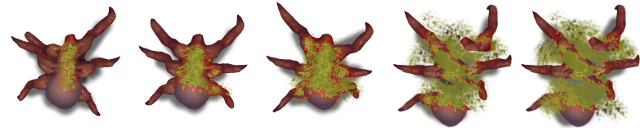
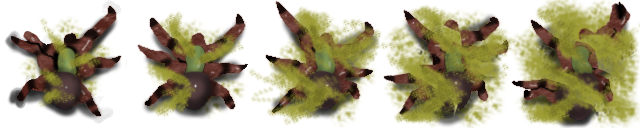
Layers edited between the first and the second 640x128 image:
hid "Background" over [10, 1, 640, 128]
added layer "Blood Upper" above "ParasiteNew.xcf - Shadow" over [36, 4, 640, 127]
added layer "ParasiteNew.xcf - Shadow" above "Blood" over [4, 0, 634, 128]
added layer "Blood" above "Shadow" over [16, 0, 640, 128]
